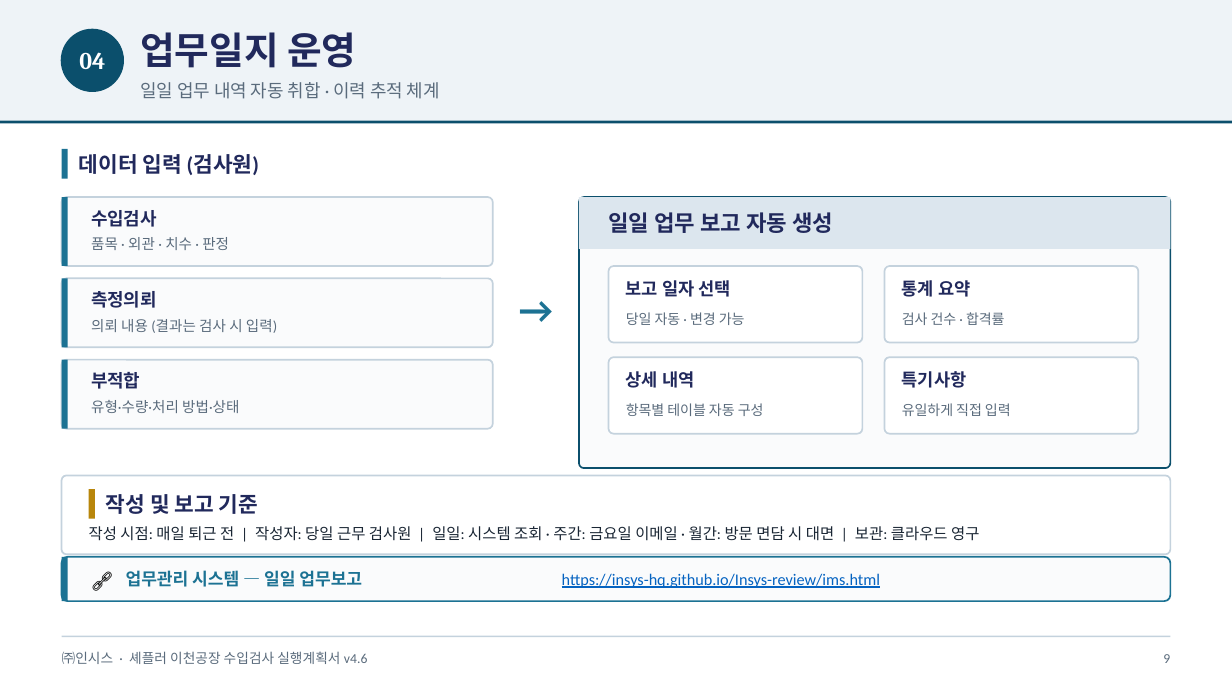
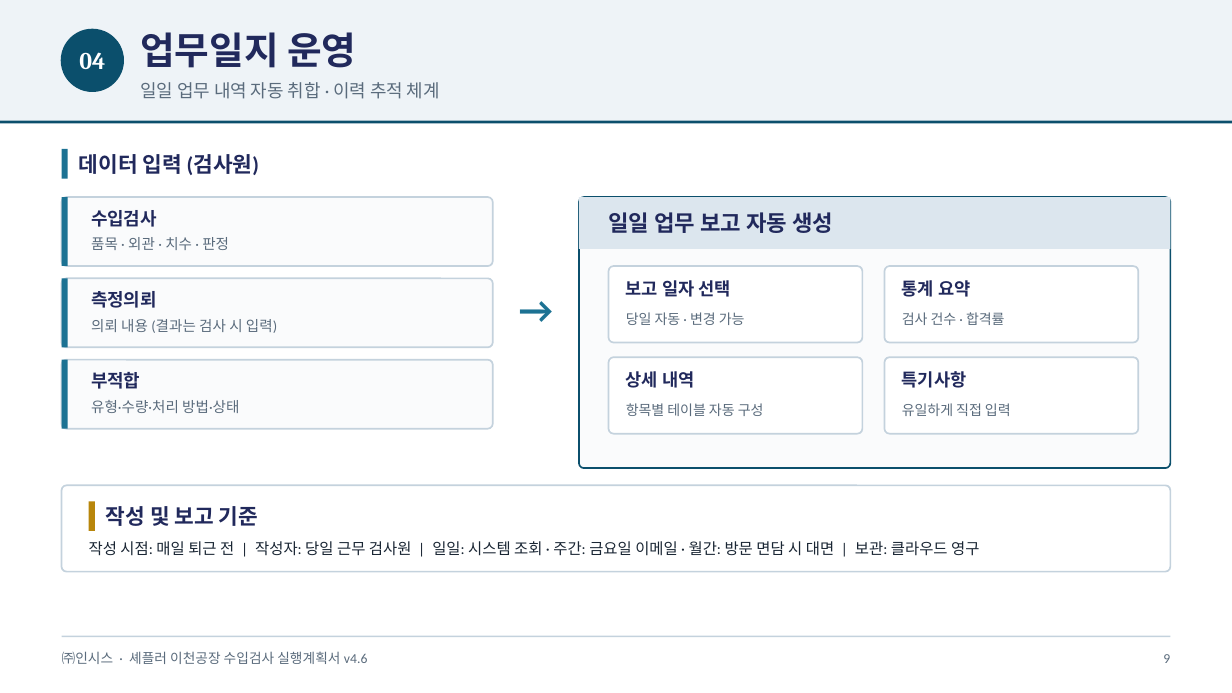
Before and after one commit to Insys-HQ/Insys-review, a slide deck: slide 9 of action_plan.pptx. Drawn at 1232x693 pixels with LibreOffice and Linux fonts; fonts in the diff are those of the drawing. Boxes give left, top, right and bottom in pixels: in the first picture for what was removed or moved away, otherwise in the second. Text is boxed around its words. In the diff, an @@ line names an element or a change of style, - is before the commit and + after.

```diff
--- a/action_plan.pptx
+++ b/action_plan.pptx
@@ rounded rectangle: place and size @@
-rounded rectangle at bbox=[62, 476, 1170, 554]
+rounded rectangle at bbox=[62, 485, 1170, 572]
@@ rounded rectangle at bbox=[62, 485, 1170, 572]: proportions changed @@
@@ rectangle: place and size @@
-rectangle at bbox=[89, 489, 95, 519]
+rectangle at bbox=[89, 501, 95, 531]
@@ text "작성 및 보고 기준": place and size @@
-text "작성 및 보고 기준" at bbox=[106, 494, 258, 514]
+text "작성 및 보고 기준" at bbox=[106, 506, 258, 526]
@@ text "작성 시점: 매일 퇴근 전 ...": place and size @@
-text "작성 시점: 매일 퇴근 전 ..." at bbox=[89, 526, 979, 541]
+text "작성 시점: 매일 퇴근 전 ..." at bbox=[89, 541, 979, 556]
@@ rounded rectangle removed at bbox=[62, 557, 1170, 601] @@
@@ rectangle removed at bbox=[62, 557, 68, 601] @@
@@ text removed at bbox=[81, 557, 123, 601] @@
-🔗
@@ text removed at bbox=[126, 570, 362, 587] @@
-업무관리 시스템 — 일일 업무보고
@@ text removed at bbox=[562, 573, 880, 588] @@
-https://insys-hq.github.io/Insys-review/ims.html
```
Also in this commit, not shown: 5 other slides changed.
